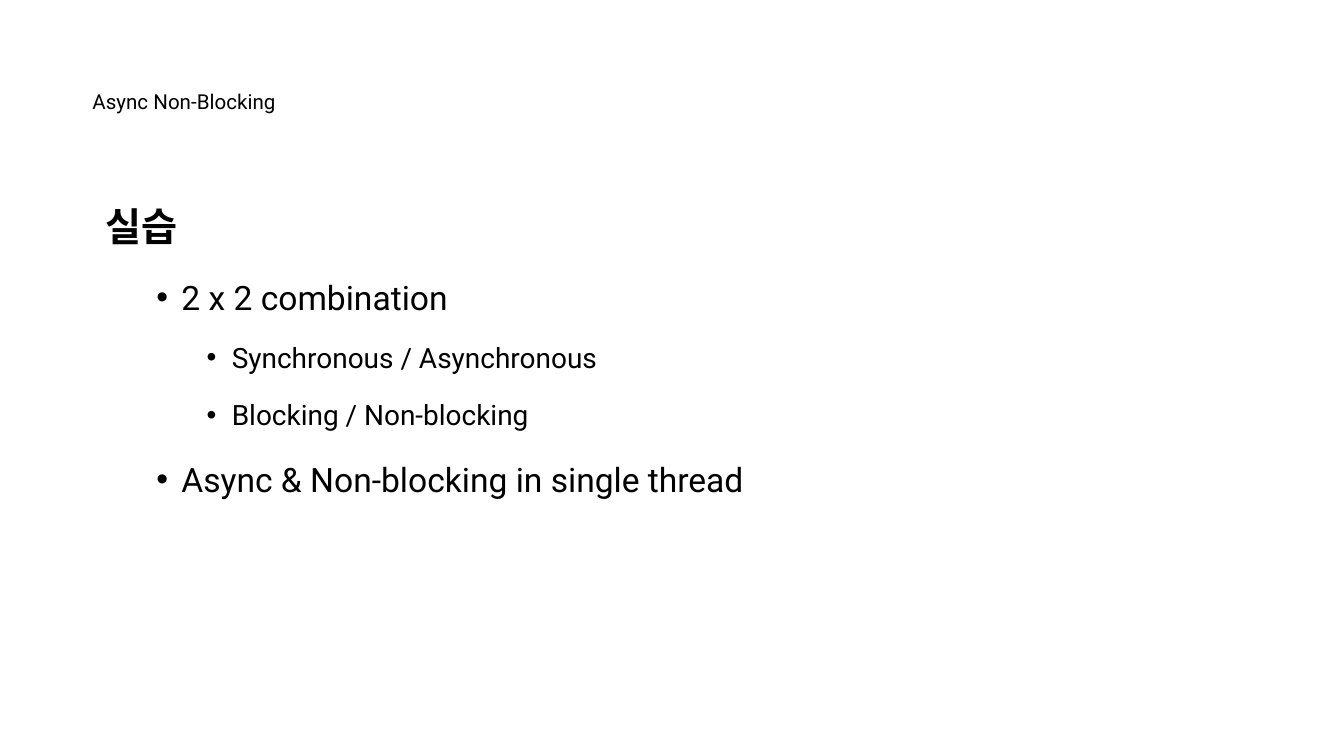
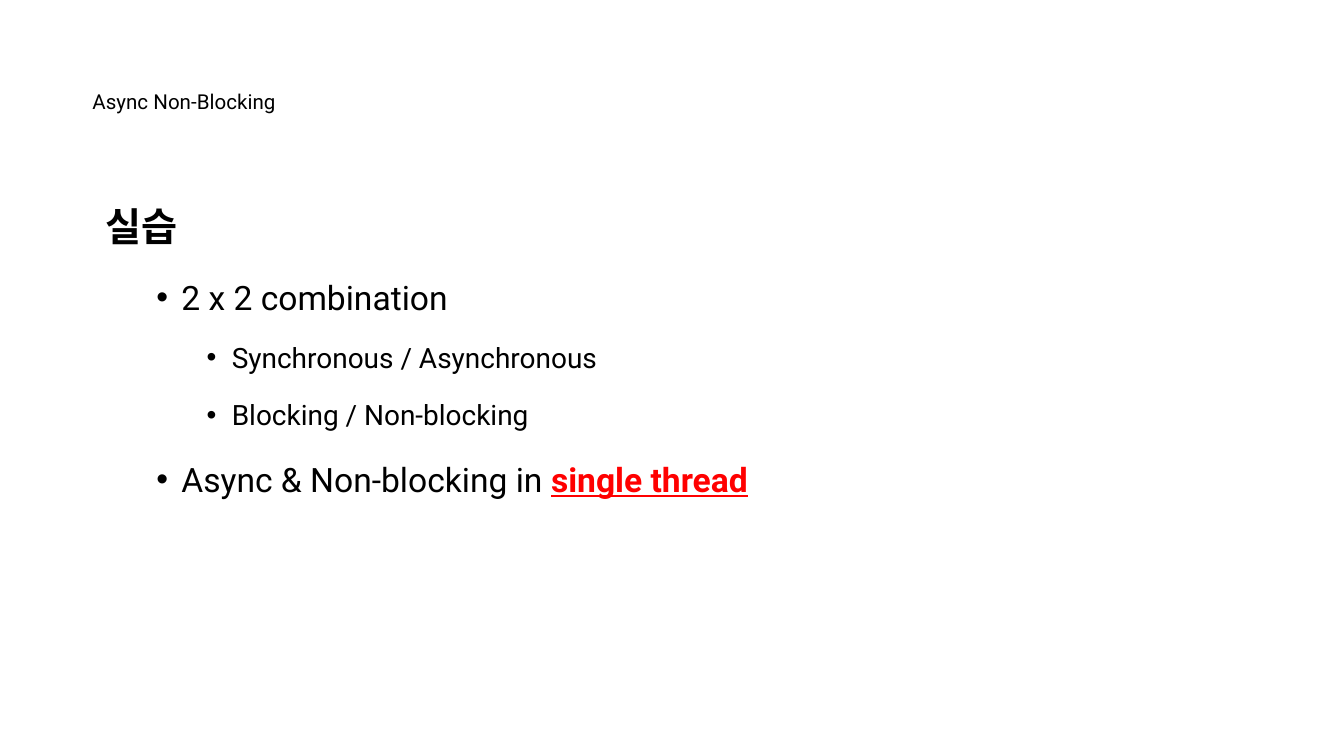
Before and after one commit to nayasis/fastcampus-hyper-webflux, a slide deck: slide 11 of 99.ppt/[Ch4-1. 비동기 서비스 소개] 1-2. 비동기 호출이란 ~ 1-3. Servlet_Reactive.pptx (slide 10 before the commit). Drawn at 1344x756 pixels with LibreOffice and Linux fonts; fonts in the diff are those of the drawing; background and template pictures are left out. Boxes give left, top, right and bottom in pixels: in the first picture for what was removed or moved away, otherwise in the second. Text is boxed around its words. In the diff, an @@ line names an element or a change of style, - is before the commit and + after.

```diff
--- a/99.ppt/[Ch4-1. 비동기 서비스 소개] 1-2. 비동기 호출이란 ~ 1-3. Servlet_Reactive.pptx
+++ b/99.ppt/[Ch4-1. 비동기 서비스 소개] 1-2. 비동기 호출이란 ~ 1-3. Servlet_Reactive.pptx
@@ text at (x1=181, y1=466, x2=748, y2=499): text colour #000000 to #FF0000, bold on, underline on in "single thread" @@
```
Also in this commit, not shown: 3 other slides changed, 1 slide added, 2 other files.
